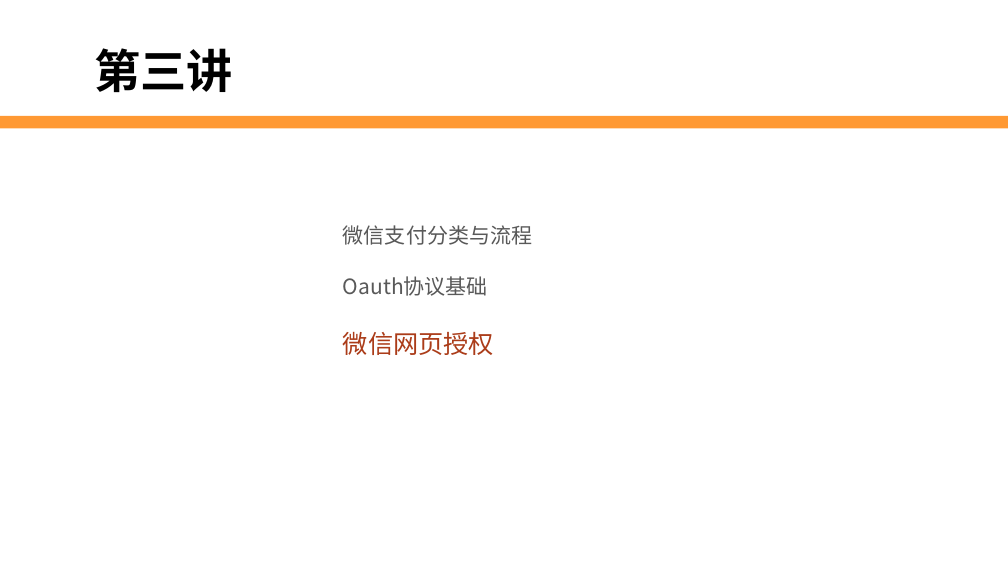
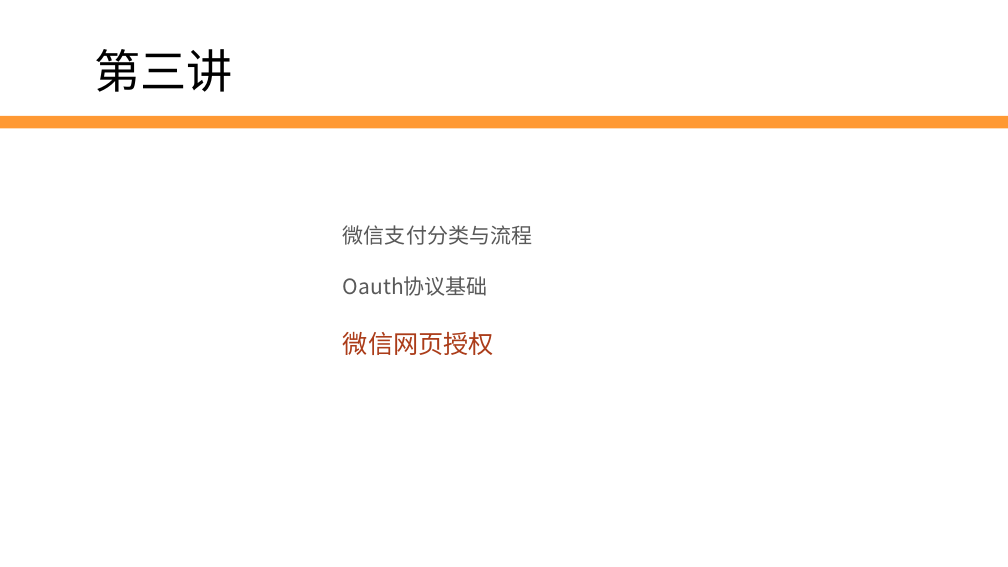
Before and after one commit to edu2act/2017-2018_1st_Wechat_Web_Programming, a slide deck: slide 17 of 课程ppt/第11讲 微信支付与Oauth授权.pptx (slide 22 before the commit). Drawn at 1008x567 pixels with LibreOffice and Linux fonts; fonts in the diff are those of the drawing; background and template pictures are left out. Boxes give left, top, right and bottom in pixels: in the first picture for what was removed or moved away, otherwise in the second. Text is boxed around its words. In the diff, an @@ line names an element or a change of style, - is before the commit and + after.

```diff
--- a/课程ppt/第11讲 微信支付与Oauth授权.pptx
+++ b/课程ppt/第11讲 微信支付与Oauth授权.pptx
@@ text "第三讲" at bbox=[95, 49, 234, 92]: bold off @@
```
Also in this commit, not shown: 2 other slides changed, 8 slides added, 17 slides removed, 4 other files.
